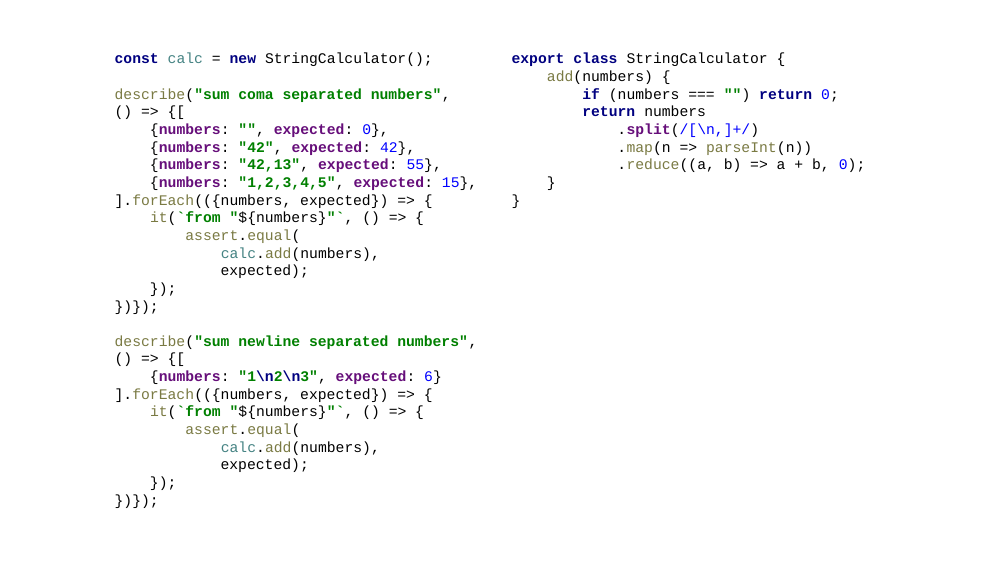
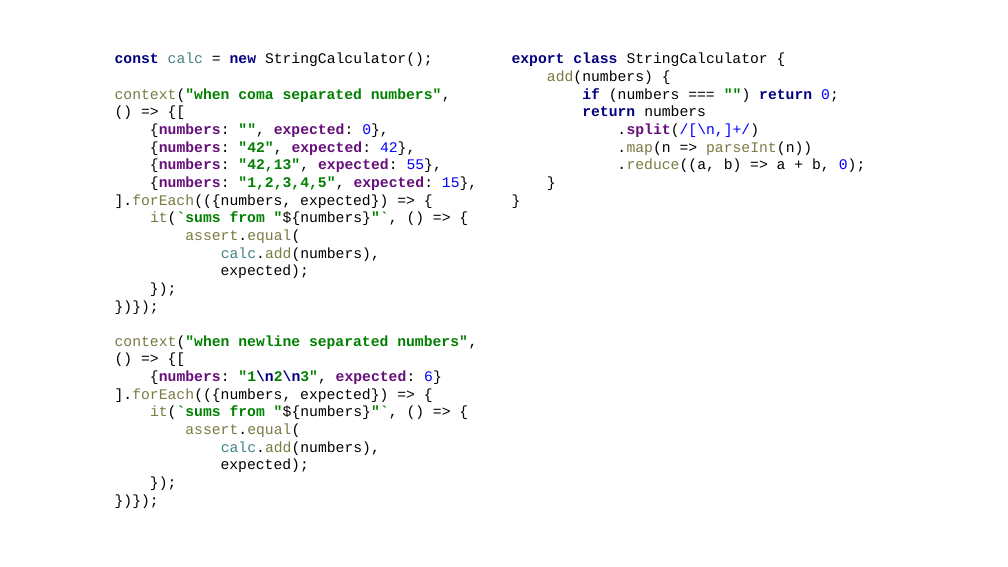
Before and after one commit to kontur-courses/tdd, a slide deck: slide 11 of js/StringCalculator TDD Kata JS.pptx. Drawn at 1008x567 pixels with LibreOffice and Linux fonts; fonts in the diff are those of the drawing. Boxes give left, top, right and bottom in pixels: in the first picture for what was removed or moved away, otherwise in the second. Text is boxed around its words. In the diff, an @@ line names an element or a change of style, - is before the commit and + after.

```diff
--- a/js/StringCalculator TDD Kata JS.pptx
+++ b/js/StringCalculator TDD Kata JS.pptx
@@ text at bbox=[115, 53, 477, 472]: text changed @@
-const calc = new StringCalculator();
-describe("sum coma separated numbers",
-() => {[
-{numbers: "", expected: 0},
-{numbers: "42", expected: 42},
-{numbers: "42,13", expected: 55},
-{numbers: "1,2,3,4,5", expected: 15},
-].forEach(({numbers, expected}) => {
-it(`from "${numbers}"`, () => {
-assert.equal(
-calc.add(numbers),
-expected);
-});
-})});
-describe("sum newline separated numbers",
-() => {[
-{numbers: "1\n2\n3", expected: 6}
-].forEach(({numbers, expected}) => {
-it(`from "${numbers}"`, () => {
-assert.equal(
-calc.add(numbers),
-expected);
-});
-})});
+const calc = new StringCalculator();
+context("when coma separated numbers",
+() => {[
+{numbers: "", expected: 0},
+{numbers: "42", expected: 42},
+{numbers: "42,13", expected: 55},
+{numbers: "1,2,3,4,5", expected: 15},
+].forEach(({numbers, expected}) => {
+it(`sums from "${numbers}"`, () => {
+assert.equal(
+calc.add(numbers),
+expected);
+});
+})});
+context("when newline separated numbers",
+() => {[
+{numbers: "1\n2\n3", expected: 6}
+].forEach(({numbers, expected}) => {
+it(`sums from "${numbers}"`, () => {
+assert.equal(
+calc.add(numbers),
+expected);
+});
+})});
```
Also in this commit, not shown: 10 other slides changed, 1 slide added, 1 slide removed, 3 other files.
